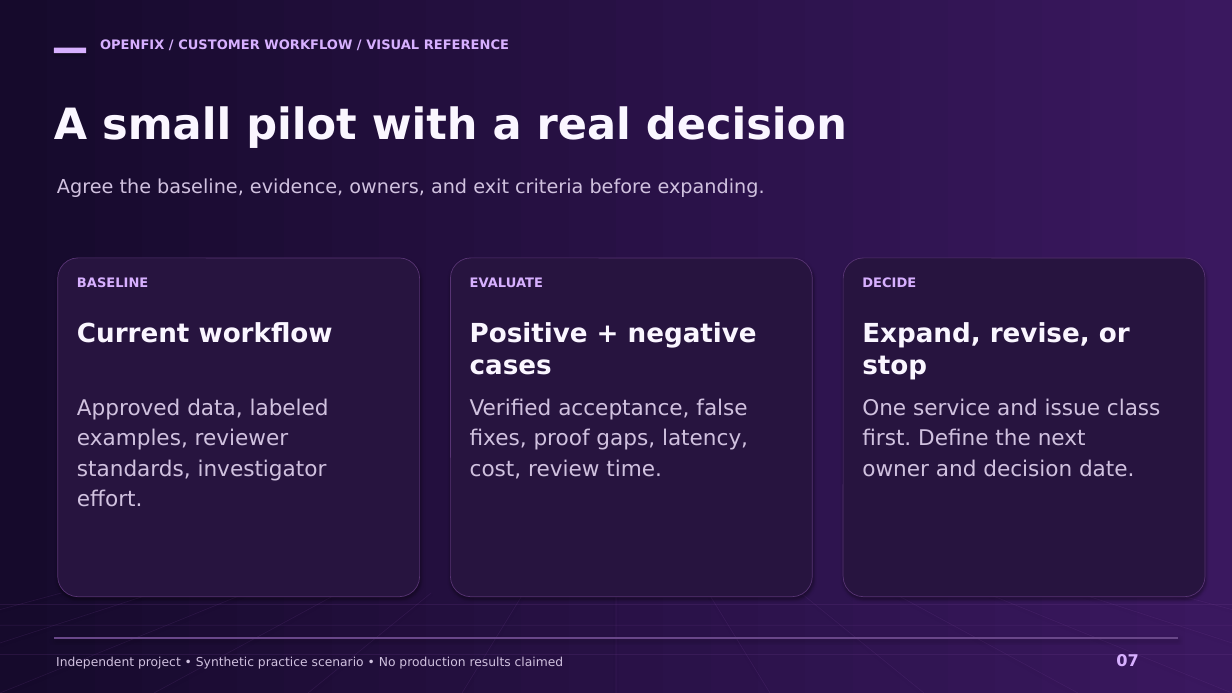
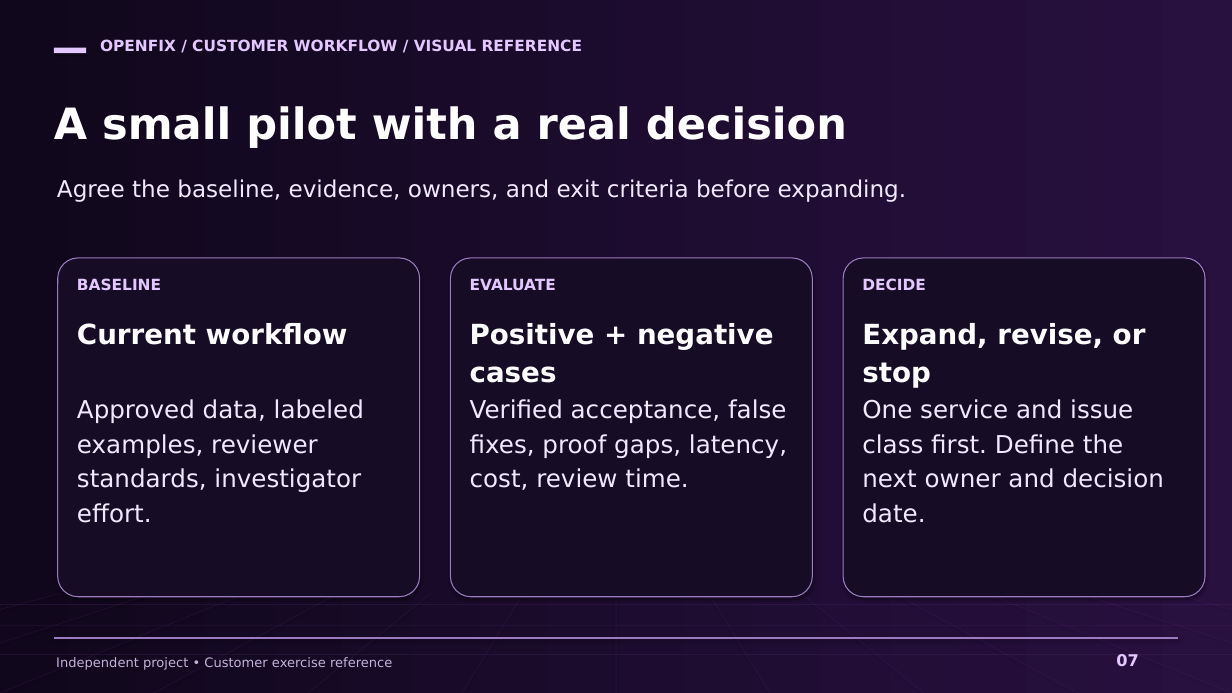
Before and after one commit to markusweldon/openfix, a slide deck: slide 7 of docs/prep/openfix-customer-workflow.pptx. Drawn at 1232x693 pixels with LibreOffice and Linux fonts; fonts in the diff are those of the drawing. Boxes give left, top, right and bottom in pixels: in the first picture for what was removed or moved away, otherwise in the second. Text is boxed around its words. In the diff, an @@ line names an element or a change of style, - is before the commit and + after.

Commit message:
Refresh current-state docs and improve preparation asset contrast
Rewrite README and walkthroughs to distinguish the running CLI, lifecycle prototype, and planned integrations. Increase slide type size and contrast, improve layout and source links, and rebuild matching diagrams and whiteboard. Verify 16-slide PDF text retention, page bounds, links, and documentation paths.

```diff
--- a/docs/prep/openfix-customer-workflow.pptx
+++ b/docs/prep/openfix-customer-workflow.pptx
@@ background #160A2C to #10071C @@
@@ rectangle at <box>0,0,1232,693</box>: fill gradient #160A2C to #3A185F to gradient #10071C to #28103F @@
@@ rounded rectangle at <box>54,48,86,53</box>: fill #D7B0FF to #E4C7FF @@
@@ text "A small pilot with a ..." at <box>54,106,847,148</box>: text colour #FAF6FF to #FFFFFF @@
@@ text "Agree the baseline, evidence, owners, ..." at <box>57,179,906,202</box>: size 18 to 21.6 pt, text colour #D0C1DF to #F0E9FC @@
@@ fill #27143F to #160C25; outline #583474 0.65 pt to #9C7ABF 1 pt in 3 elements at <box>58,258,420,597</box>, <box>450,258,812,597</box>, <box>843,258,1205,597</box> @@
@@ size 12.2 to 14.4 pt, text colour #D7B0FF to #E4C7FF in 4 elements at <box>100,39,582,52</box>, <box>77,278,161,291</box>, <box>862,278,926,291</box>, <box>470,278,556,291</box> @@
@@ text "Current workflow" at <box>77,323,348,345</box>: size 24.5 to 25.9 pt, text colour #FAF6FF to #FFFFFF @@
@@ text at <box>470,323,774,383</box>: text changed; size 24.5 to 25.9 pt; text colour #FAF6FF to #FFFFFF @@
-Positive + negative cases
+Positive + negative
+cases
@@ text at <box>862,323,1146,388</box>: text changed; size 24.5 to 25.9 pt; text colour #FAF6FF to #FFFFFF @@
-Expand, revise, or stop
+Expand, revise, or
+stop
@@ text "Approved data, labeled" at <box>77,399,364,523</box>: size 20.2 to 23 pt, text colour #D0C1DF to #F0E9FC @@
@@ text "Verified acceptance, false" at <box>470,399,787,490</box>: size 20.2 to 23 pt, text colour #D0C1DF to #F0E9FC @@
@@ text at <box>862,399,1164,523</box>: text changed; size 20.2 to 23 pt; text colour #D0C1DF to #F0E9FC @@
-One service and issue class
-first. Define the next
-owner and decision date.
+One service and issue
+class first. Define the
+next owner and decision
+date.
@@ line (62, 593) - (0, 693): stroke #764396 0.6 pt to #6C3A8A 0.6 pt @@
@@ line (154, 593) - (0, 693): stroke #764396 0.6 pt to #6C3A8A 0.6 pt @@
@@ line (246, 593) - (0, 693): stroke #764396 0.6 pt to #6C3A8A 0.6 pt @@
@@ line (339, 593) - (154, 693): stroke #764396 0.6 pt to #6C3A8A 0.6 pt @@
@@ line (431, 593) - (308, 693): stroke #764396 0.6 pt to #6C3A8A 0.6 pt @@
@@ line (524, 593) - (462, 693): stroke #764396 0.6 pt to #6C3A8A 0.6 pt @@
@@ line (616, 593) - (616, 693): stroke #764396 0.6 pt to #6C3A8A 0.6 pt @@
@@ line (708, 593) - (770, 693): stroke #764396 0.6 pt to #6C3A8A 0.6 pt @@
@@ line (801, 593) - (924, 693): stroke #764396 0.6 pt to #6C3A8A 0.6 pt @@
@@ line (893, 593) - (1078, 693): stroke #764396 0.6 pt to #6C3A8A 0.6 pt @@
@@ line (986, 593) - (1232, 693): stroke #764396 0.6 pt to #6C3A8A 0.6 pt @@
@@ line (1078, 593) - (1232, 693): stroke #764396 0.6 pt to #6C3A8A 0.6 pt @@
@@ line (1170, 593) - (1232, 693): stroke #764396 0.6 pt to #6C3A8A 0.6 pt @@
@@ line (0, 604) - (1232, 604): stroke #764396 0.6 pt to #6C3A8A 0.6 pt @@
@@ line (0, 625) - (1232, 625): stroke #764396 0.6 pt to #6C3A8A 0.6 pt @@
@@ line (0, 654) - (1232, 654): stroke #764396 0.6 pt to #6C3A8A 0.6 pt @@
@@ line (54, 638) - (1178, 638): stroke #694789 2 pt to #9C7ABF 2 pt @@
@@ text at <box>56,657,392,670</box>: text changed; size 11.5 to 12.2 pt; text colour #D0C1DF to #C4B1DB @@
-Independent project • Synthetic practice scenario • No production results claimed
+Independent project • Customer exercise reference
@@ text "07" at <box>1116,654,1138,666</box>: text colour #D7B0FF to #E4C7FF @@
```
Also in this commit, not shown: 15 other slides changed, 20 other files.
